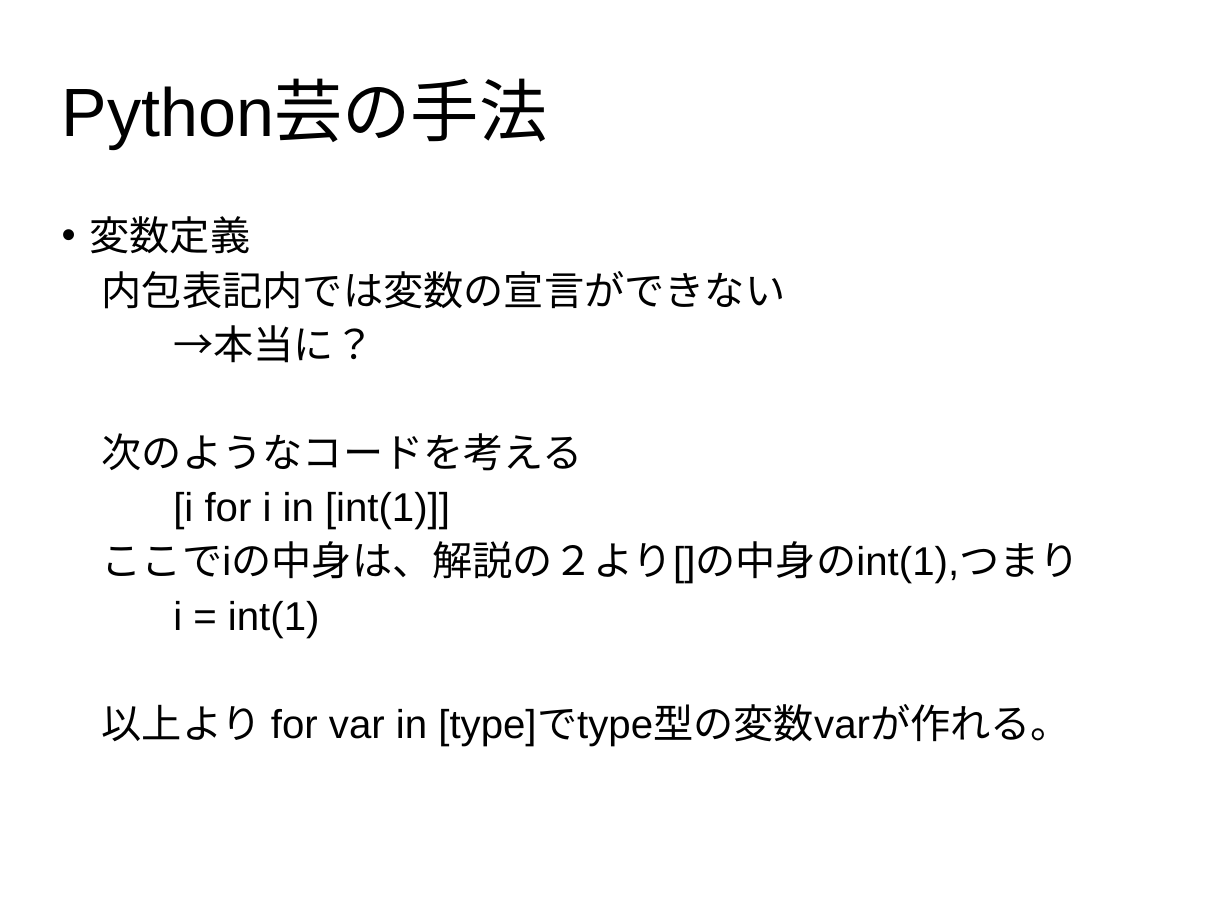
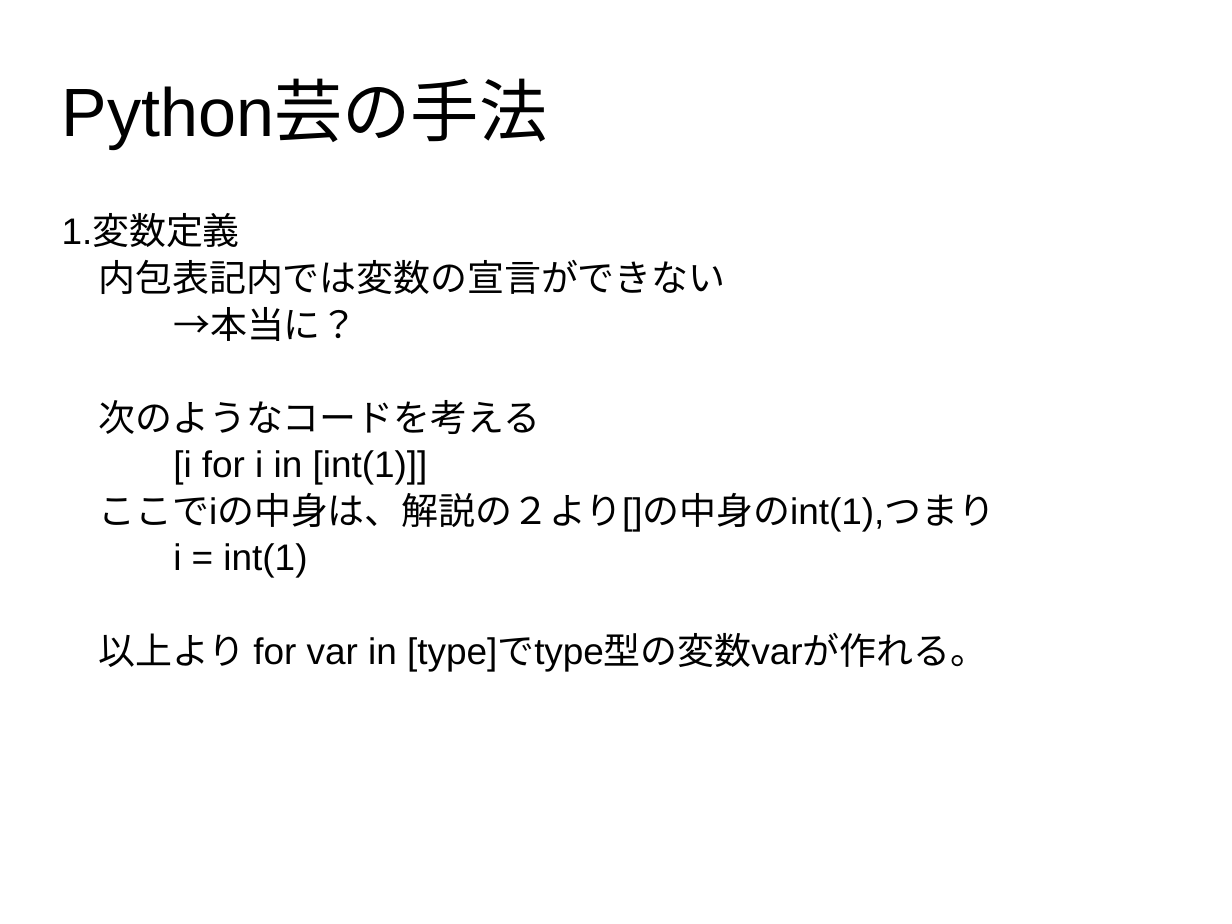
Before and after one commit to oumugai/siryou, a slide deck: slide 13 of 内包表記.pptx. Drawn at 1232x924 pixels with LibreOffice and Linux fonts; fonts in the diff are those of the drawing; background and template pictures are left out. Boxes give left, top, right and bottom in pixels: in the first picture for what was removed or moved away, otherwise in the second. Text is boxed around its words. In the diff, an @@ line names an element or a change of style, - is before the commit and + after.

```diff
--- a/内包表記.pptx
+++ b/内包表記.pptx
@@ text at (62, 215, 240, 247): text changed; size 25.9 to 23.8 pt @@
-• 変数定義
+1.変数定義
@@ text at (98, 260, 995, 671): size 25.9 to 23.8 pt; line spacing 0.8 to 0.7 @@
```
Also in this commit, not shown: 6 other slides changed.
